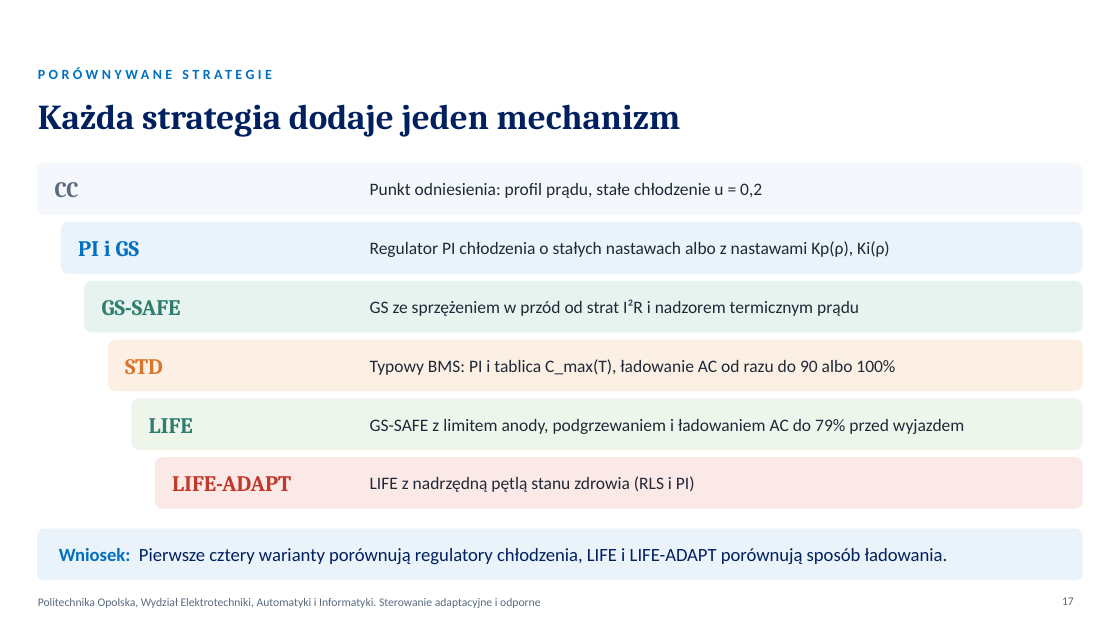
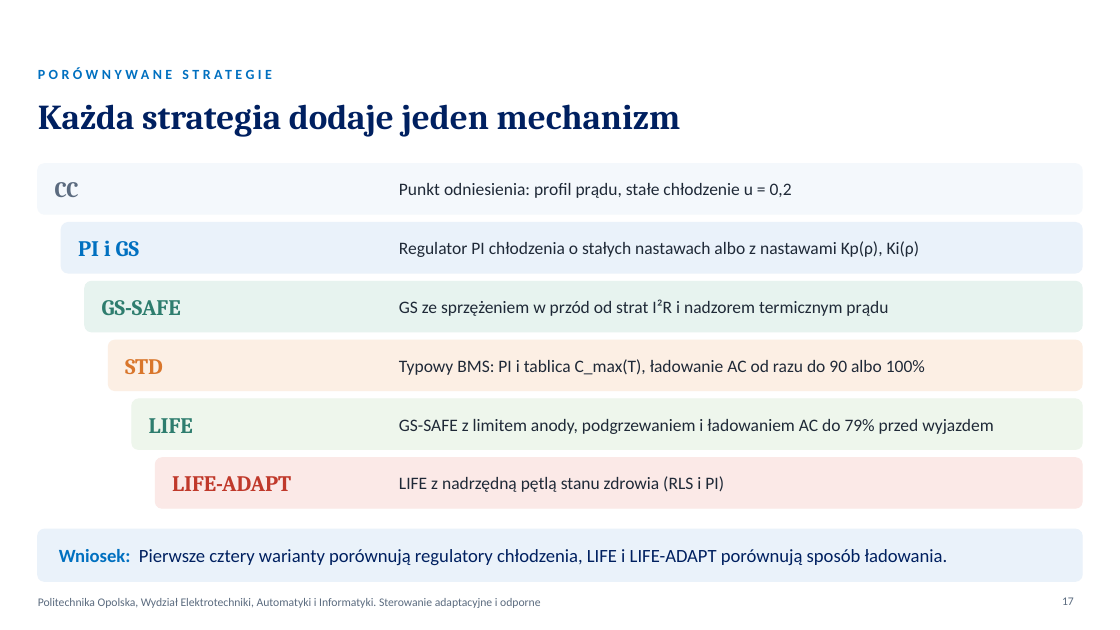
Before and after one commit to KarolFabianek/Adaptive-and-robust-control, a slide deck: slide 17 of Prezentacja/BTMS_WYKLAD_FABIANEK_FORTUNA.pptx. Drawn at 1120x630 pixels with LibreOffice and Linux fonts; fonts in the diff are those of the drawing; background and template pictures are left out. Boxes give left, top, right and bottom in pixels: in the first picture for what was removed or moved away, otherwise in the second. Text is boxed around its words. In the diff, an @@ line names an element or a change of style, - is before the commit and + after.

```diff
--- a/Prezentacja/BTMS_WYKLAD_FABIANEK_FORTUNA.pptx
+++ b/Prezentacja/BTMS_WYKLAD_FABIANEK_FORTUNA.pptx
@@ text "Punkt odniesienia: profil prądu, stałe ...": place and size @@
-text "Punkt odniesienia: profil prądu, stałe ..." at <box>370,183,762,198</box>
+text "Punkt odniesienia: profil prądu, stałe ..." at <box>399,183,792,198</box>
@@ text "Regulator PI chłodzenia o stałych ...": place and size @@
-text "Regulator PI chłodzenia o stałych ..." at <box>370,241,890,257</box>
+text "Regulator PI chłodzenia o stałych ..." at <box>399,241,920,257</box>
@@ text "GS ze sprzężeniem w przód ...": place and size @@
-text "GS ze sprzężeniem w przód ..." at <box>370,299,859,316</box>
+text "GS ze sprzężeniem w przód ..." at <box>399,299,888,316</box>
@@ text "Typowy BMS: PI i tablica ...": place and size @@
-text "Typowy BMS: PI i tablica ..." at <box>370,359,895,375</box>
+text "Typowy BMS: PI i tablica ..." at <box>399,359,925,375</box>
@@ text "GS-SAFE z limitem anody, podgrzewaniem ...": place and size @@
-text "GS-SAFE z limitem anody, podgrzewaniem ..." at <box>370,419,964,434</box>
+text "GS-SAFE z limitem anody, podgrzewaniem ..." at <box>399,419,993,434</box>
@@ text "LIFE z nadrzędną pętlą stanu ...": place and size @@
-text "LIFE z nadrzędną pętlą stanu ..." at <box>370,476,695,492</box>
+text "LIFE z nadrzędną pętlą stanu ..." at <box>399,476,724,492</box>
@@ rounded rectangle at <box>38,529,1082,581</box>: proportions changed @@
```
Also in this commit, not shown: 24 other slides changed, 8 other files.
